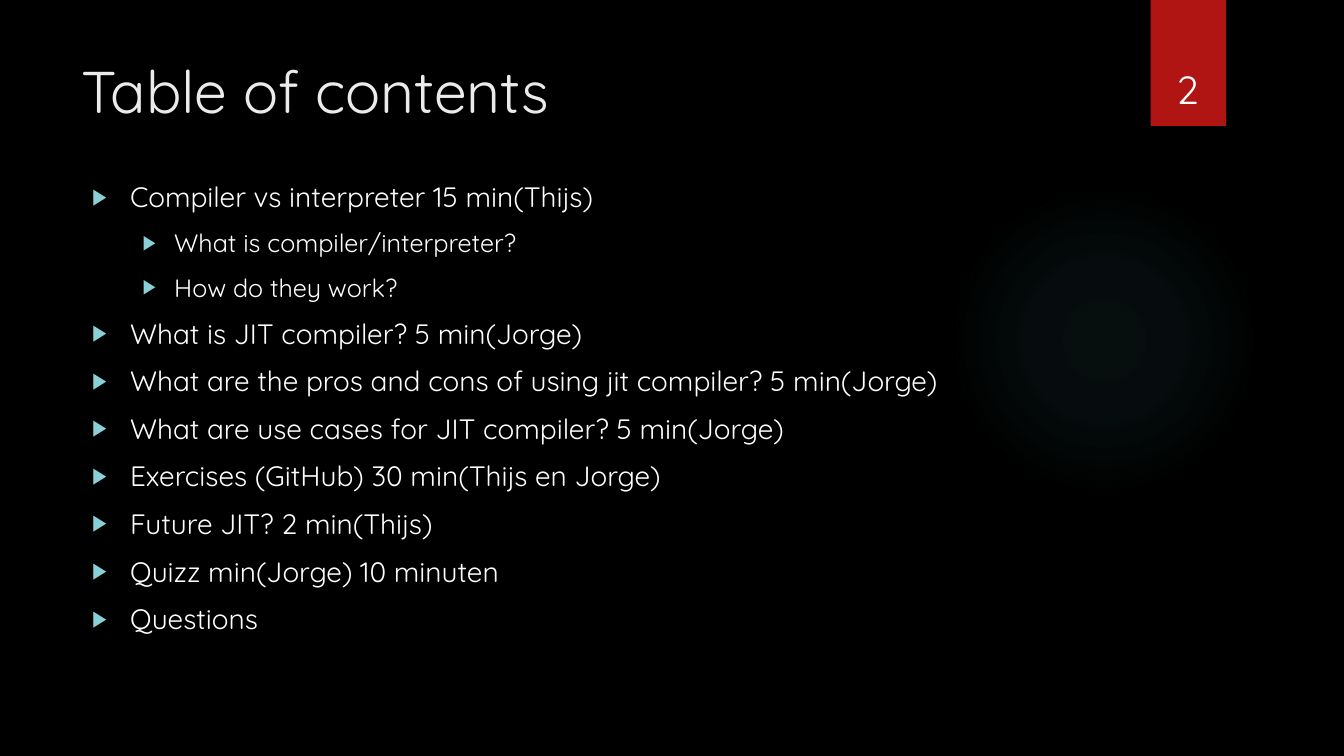
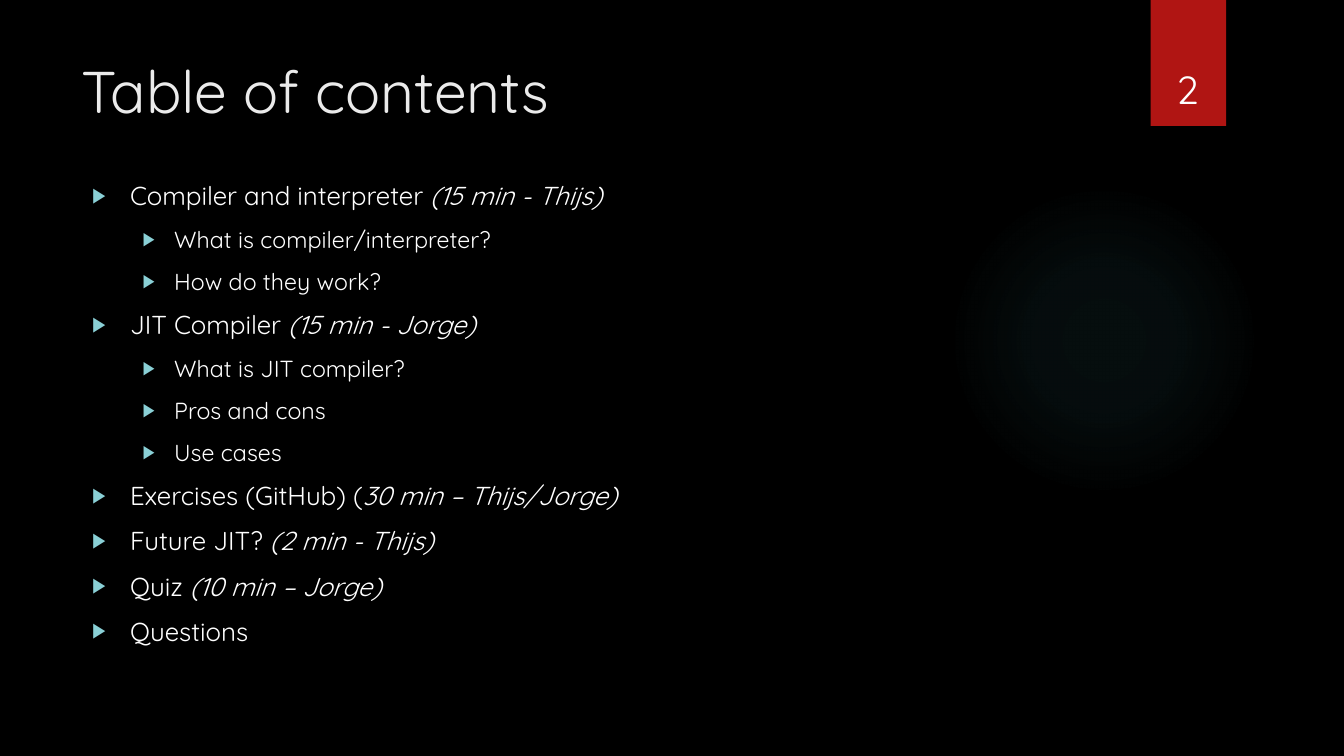
Before and after one commit to sebivenlo/esd-2024-jit-compiler, a slide deck: slide 2 of documents/presentation/presentation jit compiler.pptx. Drawn at 1344x756 pixels with LibreOffice and Linux fonts; fonts in the diff are those of the drawing; background and template pictures are left out. Boxes give left, top, right and bottom in pixels: in the first picture for what was removed or moved away, otherwise in the second. Text is boxed around its words. In the diff, an @@ line names an element or a change of style, - is before the commit and + after.

```diff
--- a/documents/presentation/presentation jit compiler.pptx
+++ b/documents/presentation/presentation jit compiler.pptx
@@ text at (130, 186, 602, 210): text changed; size 20 to 18.5 pt @@
-▶ Compiler vs interpreter 15 min(Thijs)
+▶ Compiler and interpreter (15 min - Thijs)
@@ text at (130, 229, 490, 646): size 18 to 16.6 pt in "What is compiler/interpreter?", "How do they work?"; size 20 to 18.5 pt in "Questions" @@
@@ text at (130, 315, 617, 602): text changed; size 20 to 18.5 pt @@
-▶ What is JIT compiler? 5 min(Jorge)
-▶ What are the pros and cons of using jit compiler? 5 min(Jorge)
-▶ What are use cases for JIT compiler? 5 min(Jorge)
-▶ Exercises (GitHub) 30 min(Thijs en Jorge)
-▶ Future JIT? 2 min(Thijs)
-▶ Quizz min(Jorge) 10 minuten
+▶ JIT Compiler (15 min - Jorge)
+  ▶ What is JIT compiler?
+  ▶ Pros and cons
+  ▶ Use cases
+▶ Exercises (GitHub) (30 min – Thijs/Jorge)
+▶ Future JIT? (2 min - Thijs)
+▶ Quiz (10 min – Jorge)
```
Also in this commit, not shown: 4 other slides changed.
